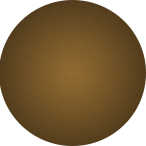
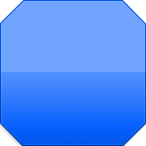
The second 146x146 image is a revision of the first. Changes to its layers:
removed layer "Ellipse 1" over [0, 0, 146, 146]
added layer "Layer 1" above "Rectangle 1 copy" over [0, 0, 146, 146]
